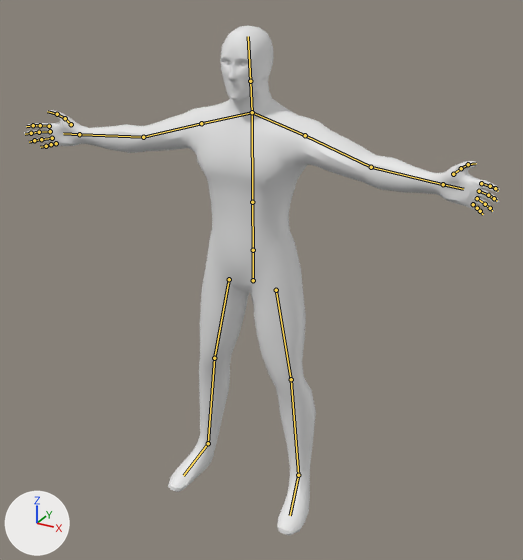
Before and after pictures for a commit that changed the Blender file objects/player/KincheePlayer.blend.
One viewpoint serves both versions: a 50 mm lens placed at (7.3, -12.67, 11.99), pointed at (0.7, -0.67, 5.99). Lighting does not change. The marker at lower left points along +X, +Y and +Z. The older version comes first. The bones that bend it are drawn over the model as lines.

The first picture shows 'Retop'.
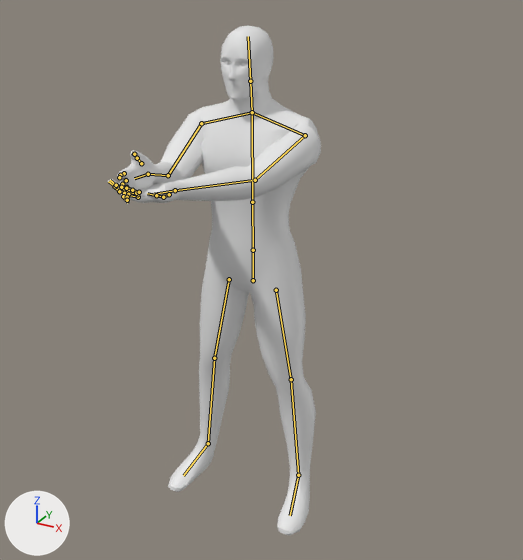
The newer file adds an action. The first version stands in its rest pose; the second is drawn at frame 1 of the action 'holdtype_pistol'.

Location of each change, [x1, y1, x2, y2] in pixels of the pictures (523 x 560 px):
```json
{"object": "Retop", "change": "posed", "before": [24, 25, 500, 535], "after": [108, 25, 321, 535], "on screen": "55% narrower"}
{"bone": "UpperArm.L", "before": "(305, 135) to (371, 167)", "after": "(305, 135) to (255, 180)"}
{"bone": "LowerArm.L", "before": "(371, 167) to (443, 184)", "after": "(255, 180) to (175, 190)"}
{"bone": "Hand.L", "before": "(443, 184) to (463, 189)", "after": "(175, 190) to (154, 194)"}
{"bone": "UpperArm.R", "before": "(201, 123) to (143, 137)", "after": "(201, 123) to (168, 175)"}
{"bone": "LowerArm.R", "before": "(143, 137) to (79, 134)", "after": "(168, 175) to (148, 174)"}
{"bone": "Hand.R", "before": "(79, 134) to (63, 133)", "after": "(148, 174) to (134, 178)"}
```

Edits to the scene script, one JSON object a line:
```json
{"block": "bone_upperarm_l", "where": "bone_upperarm_l = bpy.data.objects['Armature'].pose.bones['UpperArm.L']  # child of 'Clavicle.L'"}
{"op": "set", "path": "bone_upperarm_l.rotation_quaternion", "old": "(1.0, 0.0, 0.0, 0.0)", "new": "(0.644, 0.719, 0.249, -0.085)", "note": "degrees (0, 0, 0) -> degrees (100, 26, 16)"}
{"block": "bone_lowerarm_l", "where": "bone_lowerarm_l = bpy.data.objects['Armature'].pose.bones['LowerArm.L']  # child of 'UpperArm.L'"}
{"op": "set", "path": "bone_lowerarm_l.rotation_quaternion", "old": "(1.0, 0.0, 0.0, 0.0)", "new": "(0.94, 0.144, -0.309, 0.001)", "note": "degrees (0, 0, 0) -> degrees (19, -36, -6)"}
{"block": "bone_hand_l", "where": "bone_hand_l = bpy.data.objects['Armature'].pose.bones['Hand.L']  # child of 'LowerArm.L'"}
{"op": "set", "path": "bone_hand_l.rotation_quaternion", "old": "(1.0, 0.0, 0.0, 0.0)", "new": "(0.923, 0.0, -0.385, 0.0)", "note": "degrees (0, 0, 0) -> degrees (0, -45, 0)"}
{"block": "bone_upperarm_r", "where": "bone_upperarm_r = bpy.data.objects['Armature'].pose.bones['UpperArm.R']  # child of 'Clavicle.R'"}
{"op": "set", "path": "bone_upperarm_r.rotation_quaternion", "old": "(1.0, 0.0, 0.0, 0.0)", "new": "(0.725, 0.613, -0.29, 0.119)", "note": "degrees (0, 0, 0) -> degrees (84, -35, -13)"}
{"block": "bone_lowerarm_r", "where": "bone_lowerarm_r = bpy.data.objects['Armature'].pose.bones['LowerArm.R']  # child of 'UpperArm.R'"}
{"op": "set", "path": "bone_lowerarm_r.rotation_quaternion", "old": "(1.0, 0.0, 0.0, 0.0)", "new": "(0.949, 0.092, -0.069, -0.294)", "note": "degrees (0, 0, 0) -> degrees (13, -4, -35)"}
{"block": "bone_hand_r", "where": "bone_hand_r = bpy.data.objects['Armature'].pose.bones['Hand.R']  # child of 'LowerArm.R'"}
{"op": "set", "path": "bone_hand_r.rotation_quaternion", "old": "(1.0, 0.0, 0.0, 0.0)", "new": "(0.976, -0.165, 0.02, 0.139)", "note": "degrees (0, 0, 0) -> degrees (-19, 5, 15)"}
```
